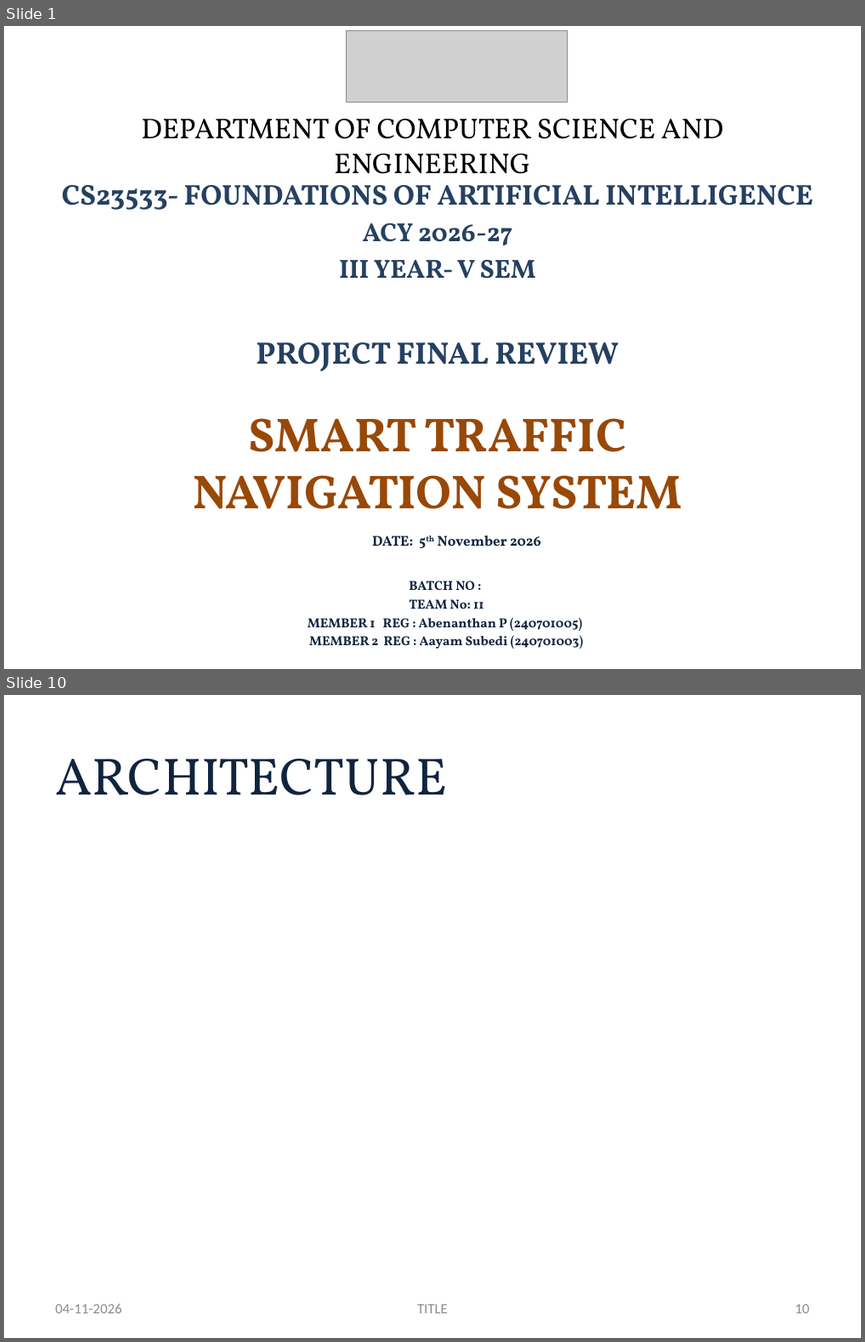
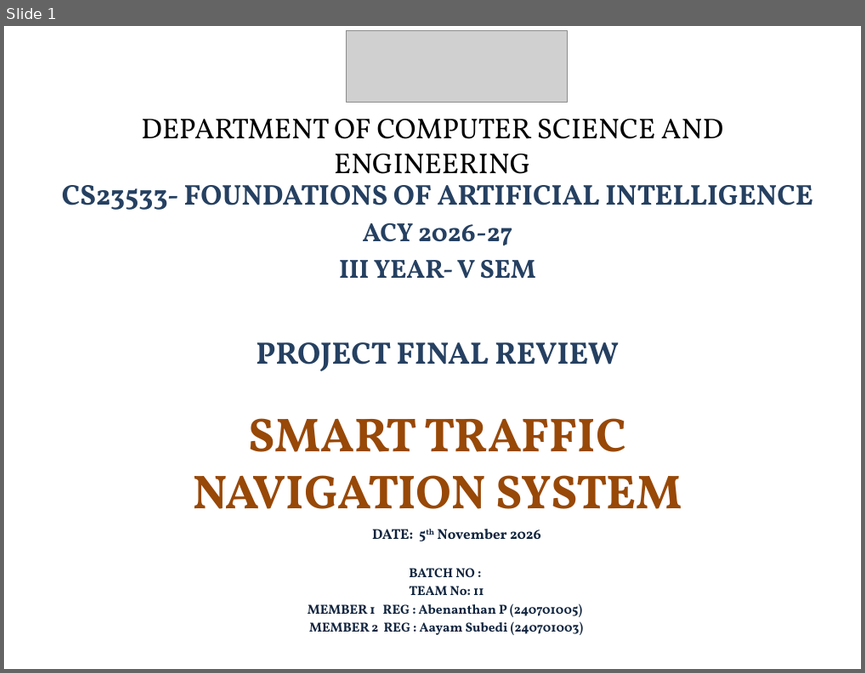
Before and after one commit to Abenanthan/FOAI-Navigation-System, a slide deck: FOAI Project PPT.pptx. Shown one above the other, each under a label of ours: slides 1 and 10 before the commit, slide 1 after it; the slides between them are not shown. The pictures are 865x1342 and 865x673 pixels, drawn with LibreOffice and Linux fonts; fonts in the diff are those of the drawing; grey boxes stand for pictures. Boxes give left, top, right and bottom in pixels: in the first picture for what was removed or moved away, otherwise in the second. Text is boxed around its words. In the diff, an @@ line names an element or a change of style, - is before the commit and + after.

```diff
--- a/FOAI Project PPT.pptx
+++ b/FOAI Project PPT.pptx
@@ slide 10 removed at (x1=4, y1=695, x2=861, y2=1338), background #FFFFFF @@
@@ title removed at (x1=55, y1=758, x2=447, y2=795) @@
-ARCHITECTURE
@@ text removed at (x1=55, y1=1304, x2=121, y2=1313) @@
-04-11-2026
@@ text removed at (x1=417, y1=1304, x2=448, y2=1313) @@
-TITLE
@@ page number removed at (x1=794, y1=1304, x2=809, y2=1313) @@
-10
@@ slide 1 changed as well @@
@@ text "DATE: 5th November 2026" moved from (x1=372, y1=535, x2=541, y2=545) to (x1=372, y1=528, x2=541, y2=539) @@
@@ text "BATCH NO :" moved from (x1=307, y1=580, x2=584, y2=648) to (x1=307, y1=567, x2=584, y2=635) @@
```
Also in this commit, not shown: 15 other slides changed, 3 slides added, 2 other slides removed.
